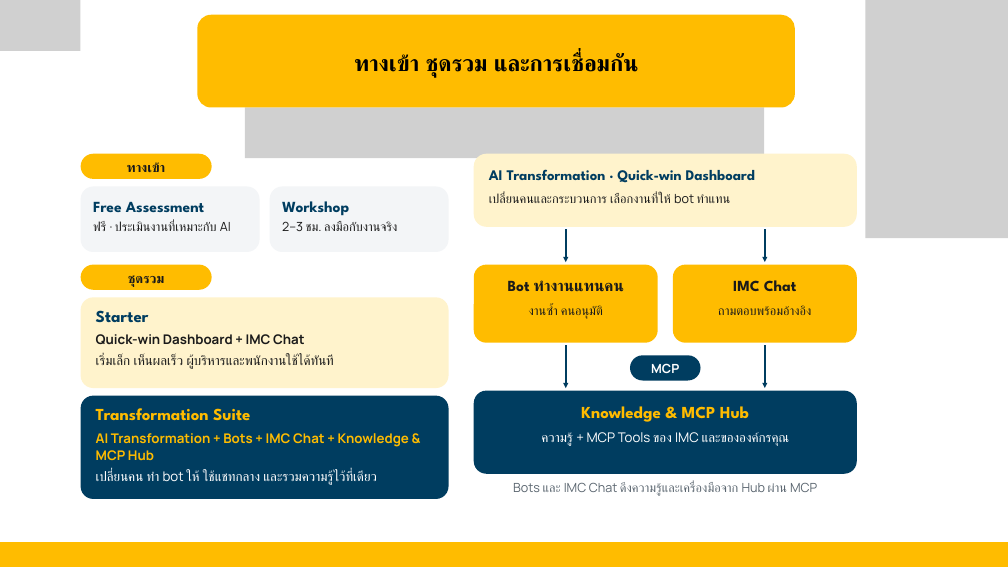
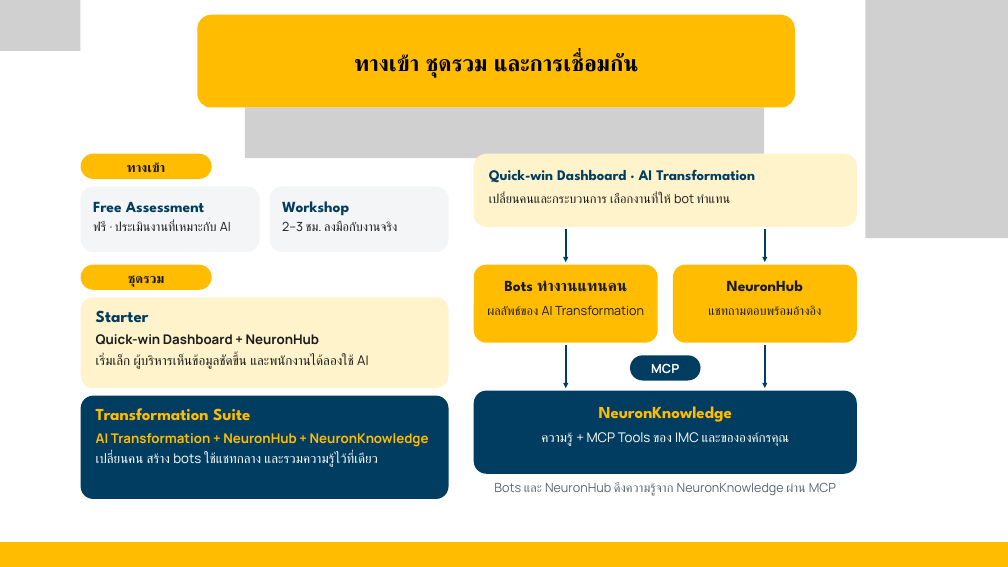
Before and after one commit to petong29149/imc-neuronknowledge, a slide deck: slide 4 of docs/sales/IMC_AI_Transformation_Packages.pptx. Drawn at 1008x567 pixels with LibreOffice and Linux fonts; fonts in the diff are those of the drawing; grey boxes stand for pictures. Boxes give left, top, right and bottom in pixels: in the first picture for what was removed or moved away, otherwise in the second. Text is boxed around its words. In the diff, an @@ line names an element or a change of style, - is before the commit and + after.

```diff
--- a/docs/sales/IMC_AI_Transformation_Packages.pptx
+++ b/docs/sales/IMC_AI_Transformation_Packages.pptx
@@ text at (489, 169, 755, 183): text changed @@
-AI Transformation · Quick-win Dashboard
+Quick-win Dashboard · AI Transformation
@@ text at (504, 280, 627, 292): text changed @@
-Bot ทำงานแทนคน
+Bots ทำงานแทนคน
@@ text at (727, 280, 803, 291): text changed @@
-IMC Chat
+NeuronHub
@@ text at (487, 305, 644, 315): text changed @@
-งานซ้ำ คนอนุมัติ
+ผลลัพธ์ของ AI Transformation
@@ text at (708, 305, 821, 315): text changed @@
-ถามตอบพร้อมอ้างอิง
+แชทถามตอบพร้อมอ้างอิง
@@ text at (96, 334, 368, 369): text changed @@
-Quick-win Dashboard + IMC Chat
-เริ่มเล็ก เห็นผลเร็ว ผู้บริหารและพนักงานใช้ได้ทันที
+Quick-win Dashboard + NeuronHub
+เริ่มเล็ก ผู้บริหารเห็นข้อมูลชัดขึ้น และพนักงานได้ลองใช้ AI
@@ text at (599, 406, 732, 422): text changed @@
-Knowledge & MCP Hub
+NeuronKnowledge
@@ text at (96, 433, 429, 467): text changed @@
-AI Transformation + Bots + IMC Chat + Knowledge & MCP Hub
-เปลี่ยนคน ทำ bot ให้ ใช้แชทกลาง และรวมความรู้ไว้ที่เดียว
+AI Transformation + NeuronHub + NeuronKnowledge
+เปลี่ยนคน สร้าง bots ใช้แชทกลาง และรวมความรู้ไว้ที่เดียว
@@ text at (494, 483, 836, 496): text changed @@
-Bots และ IMC Chat ดึงความรู้และเครื่องมือจาก Hub ผ่าน MCP
+Bots และ NeuronHub ดึงความรู้จาก NeuronKnowledge ผ่าน MCP
```
Also in this commit, not shown: 13 other slides changed, 1 slide removed, 21 other files.
